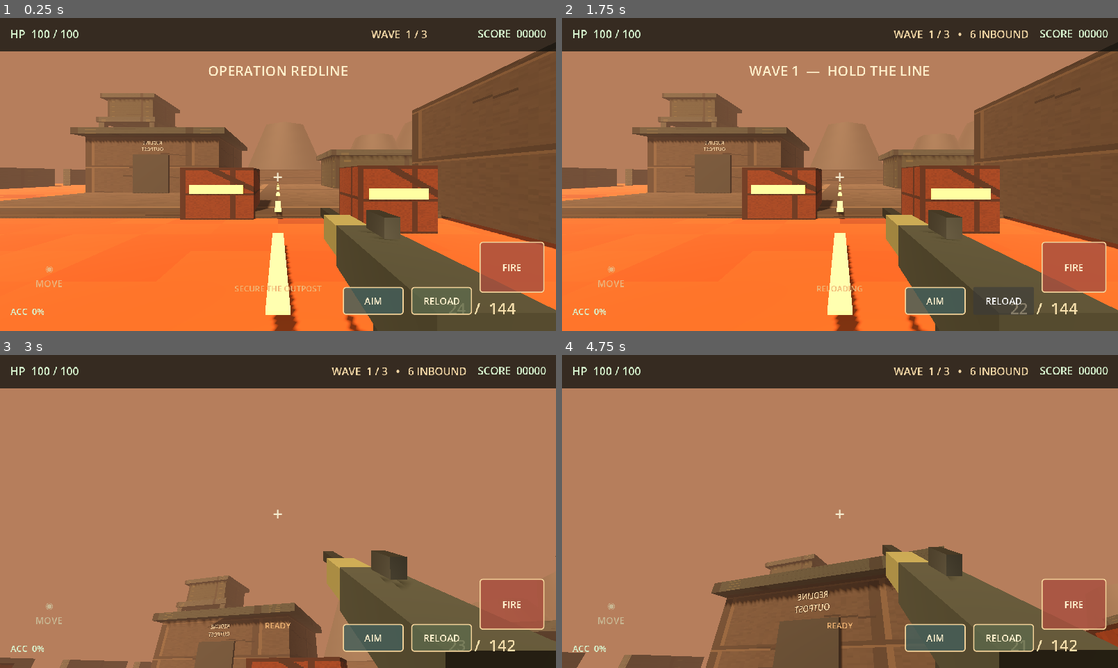
Above: before the commit, frames 1-4 (two rows, left to right).
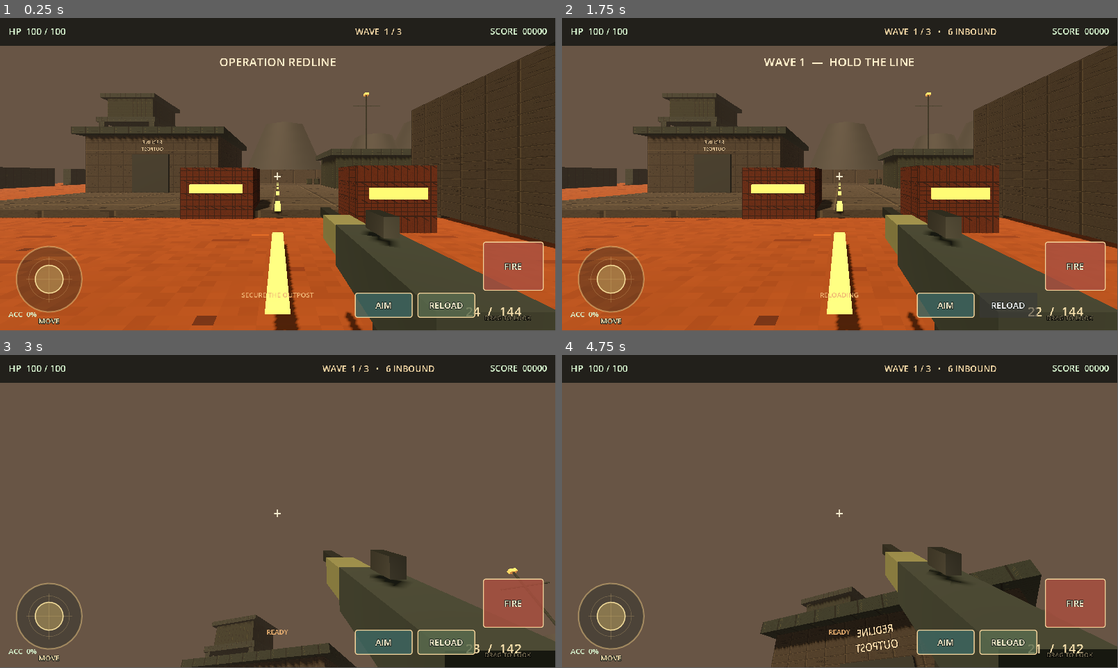
Above: after the commit, the same moments.

Repository: black-glass-dev/2D-Game
Game: Godot game, scene res://scenes/Main.tscn
Same seed, same stepped clock (60 frames per second), same inputs: the game is played once before the commit and once after it.
Inputs (mouse positions are in pixels of both pictures, inside the frame that each line leads up to):
- Up to frame 1 (0.25 s): no input
- Up to frame 2 (1.75 s): click "FIRE" at 0.5 s; click "RELOAD" at 1.25 s
- Up to frame 3 (3 s): click "AIM" at 2 s; tap Enter at 2.75 s; move the mouse to (305, 511) at 2.77 s; hold W from 2.78 s (still down); click (305, 511) at 2.92 s
- Up to frame 4 (4.75 s): keep holding W; move the mouse to (812, 511) at 3.52 s; click (812, 511) at 3.67 s; move the mouse to (851, 505) at 4.27 s; click (851, 505) at 4.42 s
In our replay, the window is 800x450 before the commit and 799x449 after it. These sizes can differ from the game's own. Grey fills any space a smaller window leaves; there, only what the larger window draws over its background counts as a difference.

The runs differ from the first frame. In frame 1, 84% of the frame differs, in the area x 0-100%, y 0-100%; in frame 2, 84%; in frame 3, 84%; in frame 4, 83%.

Commit message:
feat: improve mobile controls and pixel FPS presentation
Co-authored-by: arena-agent <297053741+arena-agent@users.noreply.github.com>

Diff:
--- a/project.godot
+++ b/project.godot
@@ -9,13 +9,15 @@
 config/icon="res://assets/ui/app_icon.svg"
 
 [display/window]
-size/viewport_width=960
-size/viewport_height=540
-size/window_width_override=960
-size/window_height_override=540
-stretch/mode="canvas_items"
+size/viewport_width=800
+size/viewport_height=450
+size/window_width_override=800
+size/window_height_override=450
+# Render the full 3D frame at the designed low resolution then scale it up.
+# This delivers a real pixel-art-style image and lowers GPU load on phones.
+stretch/mode="viewport"
 stretch/aspect="expand"
-handheld/orientation=1
+handheld/orientation=0
 
 [rendering]
 renderer/rendering_method="gl_compatibility"
--- a/scripts/enemy.gd
+++ b/scripts/enemy.gd
@@ -4,13 +4,15 @@
 signal eliminated(raider: Raider, score_value: int)
 
 const MAX_HEALTH := 100
-const MOVE_SPEED := 2.15
-const ATTACK_RANGE := 17.0
-const ATTACK_COOLDOWN := 1.15
+const MOVE_SPEED := 2.0
+const ATTACK_RANGE := 14.0
+const ATTACK_COOLDOWN := 1.65
+const SIGHT_CHECK_INTERVAL := 0.22
 const GRAVITY := 18.0
 
 var health := MAX_HEALTH
-var attack_timer := 0.35
+var attack_timer := 1.0
+var sight_timer := 0.0
 var active := true
 var body_visual: Node3D
 var hit_light: OmniLight3D
@@ -58,10 +60,15 @@
 		velocity.y = -0.1
 	move_and_slide()
 	attack_timer -= delta
-	if distance <= ATTACK_RANGE and attack_timer <= 0.0 and _has_line_of_sight(player):
-		attack_timer = ATTACK_COOLDOWN + float(spawn_index % 3) * 0.08
-		player.take_damage(8 + (spawn_index % 3) * 2)
-		_flash_body(Color("ffb55e"))
+	sight_timer -= delta
+	# Ray casts are deliberately throttled for mobile frame pacing. Six enemies no
+	# longer ask the physics server for line-of-sight every rendered frame.
+	if distance <= ATTACK_RANGE and attack_timer <= 0.0 and sight_timer <= 0.0:
+		sight_timer = SIGHT_CHECK_INTERVAL + float(spawn_index % 3) * 0.03
+		if _has_line_of_sight(player):
+			attack_timer = ATTACK_COOLDOWN + float(spawn_index % 3) * 0.10
+			player.take_damage(3 + (spawn_index % 3))
+			_flash_body(Color("ffb55e"))
 
 func take_damage(amount: int) -> void:
 	if not active:
--- a/scripts/main.gd
+++ b/scripts/main.gd
@@ -23,6 +23,7 @@
 var reload_button: Button
 var fire_button: Button
 var restart_button: Button
+var movement_stick: TouchJoystick
 var score := 0
 var shots := 0
 var hits := 0
@@ -35,6 +36,7 @@
 	player.position = PLAYER_SPAWN
 	add_child(player)
 	player.fire_requested.connect(_fire)
+	player.movement_touch_changed.connect(_update_movement_stick)
 	player.health_changed.connect(_on_health_changed)
 	player.player_down.connect(_on_player_down)
 
@@ -58,9 +60,12 @@
 
 func _process(delta: float) -> void:
 	if player != null and player.can_control:
-		if Input.is_mouse_button_pressed(MOUSE_BUTTON_LEFT):
+		# Android maps every screen press to a mouse click on some devices. Restrict
+		# desktop auto-fire to non-mobile platforms so only the FIRE control shoots.
+		var desktop_mouse := not OS.has_feature("mobile")
+		if desktop_mouse and Input.is_mouse_button_pressed(MOUSE_BUTTON_LEFT):
 			_fire()
-		player.set_aim(touch_aim or Input.is_mouse_button_pressed(MOUSE_BUTTON_RIGHT))
+		player.set_aim(touch_aim or (desktop_mouse and Input.is_mouse_button_pressed(MOUSE_BUTTON_RIGHT)))
 	damage_flash = maxf(damage_flash - delta * 1.8, 0.0)
 	if damage_overlay != null:
 		damage_overlay.color.a = damage_flash
@@ -71,6 +76,10 @@
 	if rifle.try_fire(player.camera):
 		shots += 1
 		_update_accuracy()
+
+func _update_movement_stick(direction: Vector2, active: bool) -> void:
+	if movement_stick != null:
+		movement_stick.set_input(direction, active)
 
 func _spawn_raider(serial: int) -> void:
 	if not player.can_control:
@@ -179,16 +188,25 @@
 	hit_marker.name = "HitMarker"
 	hit_marker.modulate.a = 0.0
 
-	# The left pad is a non-blocking visual guide. Finger drags on this zone steer movement.
-	var move_pad := _label("◉\nMOVE", Vector2(30, -151), Vector2(110, 112), 16, Color(0.85, 0.92, 0.77, 0.52), Control.PRESET_BOTTOM_LEFT, HORIZONTAL_ALIGNMENT_CENTER)
-	move_pad.vertical_alignment = VERTICAL_ALIGNMENT_CENTER
-	move_pad.mouse_filter = Control.MOUSE_FILTER_IGNORE
-
-	fire_button = _button("FIRE", Vector2(-132, -154), Vector2(112, 88), Control.PRESET_BOTTOM_RIGHT, Color("a74f3e"))
+	# A high-contrast, visible movement pad. It is passive visually; OutpostPlayer
+	# receives only unhandled lower-left touch drags and updates this display.
+	movement_stick = TouchJoystick.new()
+	movement_stick.name = "Movement joystick"
+	movement_stick.set_anchors_preset(Control.PRESET_BOTTOM_LEFT)
+	movement_stick.position = Vector2(24, -184)
+	movement_stick.size = Vector2(156, 156)
+	hud.add_child(movement_stick)
+	var move_caption := _label("MOVE", Vector2(47, -31), Vector2(110, 22), 15, Color("f7e0ad"), Control.PRESET_BOTTOM_LEFT, HORIZONTAL_ALIGNMENT_CENTER)
+	move_caption.add_theme_color_override("font_outline_color", Color("1a211d"))
+	move_caption.add_theme_constant_override("outline_size", 5)
+	var look_caption := _label("DRAG TO LOOK", Vector2(-240, -35), Vector2(190, 20), 13, Color(0.95, 0.88, 0.67, 0.50), Control.PRESET_BOTTOM_RIGHT, HORIZONTAL_ALIGNMENT_RIGHT)
+	look_caption.add_theme_constant_override("outline_size", 4)
+
+	fire_button = _button("FIRE", Vector2(-150, -184), Vector2(126, 102), Control.PRESET_BOTTOM_RIGHT, Color("a94f3f"))
 	fire_button.button_down.connect(_fire)
-	reload_button = _button("RELOAD", Vector2(-250, -76), Vector2(105, 48), Control.PRESET_BOTTOM_RIGHT, Color("5d684a"))
+	reload_button = _button("RELOAD", Vector2(-286, -78), Vector2(120, 52), Control.PRESET_BOTTOM_RIGHT, Color("596b4e"))
 	reload_button.pressed.connect(rifle.start_reload)
-	aim_button = _button("AIM", Vector2(-368, -76), Vector2(105, 48), Control.PRESET_BOTTOM_RIGHT, Color("455f5a"))
+	aim_button = _button("AIM", Vector2(-416, -78), Vector2(120, 52), Control.PRESET_BOTTOM_RIGHT, Color("3d6661"))
 	aim_button.pressed.connect(_toggle_aim)
 
 	damage_overlay = ColorRect.new()
@@ -236,8 +254,10 @@
 	button.position = position_offset
 	button.size = control_size
 	button.set_anchors_preset(preset)
-	button.add_theme_font_size_override("font_size", 16)
-	button.add_theme_color_override("font_color", Color("fff1ce"))
+	button.add_theme_font_size_override("font_size", 18)
+	button.add_theme_color_override("font_color", Color("fff6d4"))
+	button.add_theme_color_override("font_outline_color", Color("18201c"))
+	button.add_theme_constant_override("outline_size", 4)
 	var normal := StyleBoxFlat.new()
 	normal.bg_color = Color(color.r, color.g, color.b, 0.82)
 	normal.border_color = Color("f4d39a")
--- a/scripts/player.gd
+++ b/scripts/player.gd
@@ -4,12 +4,14 @@
 signal fire_requested
 signal health_changed(current: int, maximum: int)
 signal player_down
+signal movement_touch_changed(direction: Vector2, active: bool)
 
 const WALK_SPEED := 5.2
 const AIM_SPEED := 3.15
 const ACCELERATION := 20.0
 const GRAVITY := 18.0
 const MAX_HEALTH := 100
+const TOUCH_RADIUS := 78.0
 
 var health := MAX_HEALTH
 var camera: Camera3D
@@ -50,22 +52,22 @@
 	var fill := OmniLight3D.new()
 	fill.name = "Weapon fill light"
 	fill.light_color = Color("ffd7ac")
-	fill.light_energy = 0.45
-	fill.omni_range = 4.0
+	fill.light_energy = 0.32
+	fill.omni_range = 3.2
 	fill.position = Vector3(0.24, -0.2, -0.45)
 	camera.add_child(fill)
-	if not OS.has_feature("mobile"):
+	if not _is_mobile():
 		Input.mouse_mode = Input.MOUSE_MODE_CAPTURED
 	health_changed.emit(health, MAX_HEALTH)
 
 func _unhandled_input(event: InputEvent) -> void:
 	if not can_control:
 		return
-	if event is InputEventMouseMotion and Input.mouse_mode == Input.MOUSE_MODE_CAPTURED:
+	if not _is_mobile() and event is InputEventMouseMotion and Input.mouse_mode == Input.MOUSE_MODE_CAPTURED:
 		_rotate_look(event.relative * mouse_sensitivity)
-	elif event is InputEventMouseButton and event.button_index == MOUSE_BUTTON_LEFT and event.pressed:
+	elif not _is_mobile() and event is InputEventMouseButton and event.button_index == MOUSE_BUTTON_LEFT and event.pressed:
 		fire_requested.emit()
-	elif event is InputEventKey and event.keycode == KEY_ESCAPE and event.pressed:
+	elif not _is_mobile() and event is InputEventKey and event.keycode == KEY_ESCAPE and event.pressed:
 		Input.mouse_mode = Input.MOUSE_MODE_VISIBLE
 	elif event is InputEventScreenTouch:
 		_handle_touch_press(event)
@@ -73,29 +75,34 @@
 		_handle_touch_drag(event)
 
 func _handle_touch_press(event: InputEventScreenTouch) -> void:
-	var width := get_viewport().get_visible_rect().size.x
+	var viewport_size := get_viewport().get_visible_rect().size
 	if event.pressed:
-		if event.position.x < width * 0.46 and move_touch == -1:
+		# Reserve the lower-left quarter for movement. GUI buttons consume their own
+		# touches, so a touch on FIRE can never become a look or movement drag.
+		if event.position.x < viewport_size.x * 0.48 and event.position.y > viewport_size.y * 0.42 and move_touch == -1:
 			move_touch = event.index
 			move_touch_origin = event.position
-			touch_move = Vector2.ZERO
+			_set_touch_move(Vector2.ZERO)
 		elif look_touch == -1:
 			look_touch = event.index
 			look_touch_last = event.position
 	else:
 		if event.index == move_touch:
 			move_touch = -1
-			touch_move = Vector2.ZERO
+			_set_touch_move(Vector2.ZERO)
 		if event.index == look_touch:
 			look_touch = -1
 
 func _handle_touch_drag(event: InputEventScreenDrag) -> void:
 	if event.index == move_touch:
-		var radius := maxf(get_viewport().get_visible_rect().size.x * 0.10, 72.0)
-		touch_move = (event.position - move_touch_origin).limit_length(radius) / radius
+		_set_touch_move((event.position - move_touch_origin).limit_length(TOUCH_RADIUS) / TOUCH_RADIUS)
 	elif event.index == look_touch:
-		_rotate_look((event.position - look_touch_last) * 0.007)
+		_rotate_look((event.position - look_touch_last) * 0.0055)
 		look_touch_last = event.position
+
+func _set_touch_move(value: Vector2) -> void:
+	touch_move = value.limit_length(1.0)
+	movement_touch_changed.emit(touch_move, move_touch != -1)
 
 func _rotate_look(delta: Vector2) -> void:
 	rotate_y(-delta.x)
@@ -140,4 +147,8 @@
 	global_position = spawn_point
 	velocity = Vector3.ZERO
 	can_control = true
+	_set_touch_move(Vector2.ZERO)
 	health_changed.emit(health, MAX_HEALTH)
+
+func _is_mobile() -> bool:
+	return OS.has_feature("mobile")
--- /dev/null
+++ b/scripts/touch_joystick.gd
@@ -0,0 +1,35 @@
+class_name TouchJoystick
+extends Control
+
+## A visible, passive touch-stick display. Input remains in OutpostPlayer so GUI
+## buttons can consume their own touches without competing with movement input.
+const BASE_RADIUS := 68.0
+const KNOB_RADIUS := 29.0
+const KNOB_TRAVEL := 43.0
+
+var direction := Vector2.ZERO
+var active := false
+
+func _ready() -> void:
+	mouse_filter = Control.MOUSE_FILTER_IGNORE
+	queue_redraw()
+
+func set_input(value: Vector2, is_active: bool) -> void:
+	direction = value.limit_length(1.0)
+	active = is_active
+	queue_redraw()
+
+func _draw() -> void:
+	var center := size * 0.5
+	var idle_alpha := 0.55 if active else 0.34
+	var outer := Color(0.08, 0.13, 0.12, idle_alpha)
+	var rim := Color(0.94, 0.80, 0.52, 0.82 if active else 0.48)
+	var cross := Color(0.94, 0.80, 0.52, 0.24)
+	draw_circle(center, BASE_RADIUS, outer)
+	draw_arc(center, BASE_RADIUS, 0.0, TAU, 32, rim, 3.0, true)
+	draw_arc(center, BASE_RADIUS * 0.62, 0.0, TAU, 24, cross, 1.0, true)
+	draw_line(center - Vector2(BASE_RADIUS * 0.7, 0), center + Vector2(BASE_RADIUS * 0.7, 0), cross, 1.0)
+	draw_line(center - Vector2(0, BASE_RADIUS * 0.7), center + Vector2(0, BASE_RADIUS * 0.7), cross, 1.0)
+	var knob_center := center + direction * KNOB_TRAVEL
+	draw_circle(knob_center, KNOB_RADIUS, Color(0.77, 0.66, 0.39, 0.76 if active else 0.50))
+	draw_arc(knob_center, KNOB_RADIUS, 0.0, TAU, 24, Color(1.0, 0.91, 0.64, 0.9), 2.0, true)
--- a/scripts/world_builder.gd
+++ b/scripts/world_builder.gd
@@ -8,13 +8,15 @@
 
 static func build(root: Node3D) -> void:
 	_build_environment(root)
-	var sand := _material(SAND_TEXTURE, Color("c99055"))
-	var concrete := _material(CONCRETE_TEXTURE, Color("7f7566"))
-	var metal := _material(METAL_TEXTURE, Color("69766d"))
-	var olive := _material(METAL_TEXTURE, Color("596448"))
-	var crate := _material(WOOD_TEXTURE, Color("a46f3f"))
-	var dark := _flat_material(Color("1d2521"))
-	var lamp_glow := _flat_material(Color("ffb35c"), Color("ff8b36"), 2.0)
+	# Muted earth colors keep the outpost readable in bright sunlight instead of
+	# washing the whole screen orange. The 128x128 maps provide the pixel detail.
+	var sand := _material(SAND_TEXTURE, Color("ae8259"))
+	var concrete := _material(CONCRETE_TEXTURE, Color("79776b"))
+	var metal := _material(METAL_TEXTURE, Color("637169"))
+	var olive := _material(METAL_TEXTURE, Color("526049"))
+	var crate := _material(WOOD_TEXTURE, Color("895c3c"))
+	var dark := _flat_material(Color("252d2a"))
+	var lamp_glow := _flat_material(Color("e6b66a"), Color("e28b3e"), 0.8)
 
 	# Ground and a raised, walkable command-yard create the arena's first depth layer.
 	_box(root, "Desert floor", Vector3(0, -0.25, 0), Vector3(72, 0.5, 72), sand)
@@ -67,6 +69,7 @@
 		_lamp(root, position, metal, lamp_glow)
 
 	_add_distant_mountains(root, dark)
+	_add_outpost_details(root, metal, olive, crate, lamp_glow)
 	_add_sign(root)
 
 static func _build_environment(root: Node3D) -> void:
@@ -74,24 +77,24 @@
 	world_env.name = "Dusty sunset environment"
 	var env := Environment.new()
 	env.background_mode = Environment.BG_COLOR
-	env.background_color = Color("d2865c")
+	env.background_color = Color("786555")
 	env.ambient_light_source = Environment.AMBIENT_SOURCE_COLOR
-	env.ambient_light_color = Color("e6ad83")
-	env.ambient_light_energy = 0.7
+	env.ambient_light_color = Color("cbb198")
+	env.ambient_light_energy = 0.48
 	env.fog_enabled = true
-	env.fog_light_color = Color("c98c67")
-	env.fog_light_energy = 0.8
-	env.fog_density = 0.012
+	env.fog_light_color = Color("937863")
+	env.fog_light_energy = 0.48
+	env.fog_density = 0.0065
 	world_env.environment = env
 	root.add_child(world_env)
 
 	var sun := DirectionalLight3D.new()
 	sun.name = "Low desert sun"
 	sun.rotation_degrees = Vector3(-52, -28, 0)
-	sun.light_color = Color("ffd0a0")
-	sun.light_energy = 1.4
+	sun.light_color = Color("ffd8ae")
+	sun.light_energy = 0.95
 	sun.shadow_enabled = true
-	sun.directional_shadow_max_distance = 70
+	sun.directional_shadow_max_distance = 46
 	root.add_child(sun)
 
 static func _box(parent: Node3D, label: String, position: Vector3, size: Vector3, material: Material, collision := true) -> Node3D:
@@ -122,10 +125,36 @@
 	var light := OmniLight3D.new()
 	light.name = "Warm pool light"
 	light.position = position
-	light.light_color = Color("ffad5b")
-	light.light_energy = 2.2
-	light.omni_range = 9.0
+	light.light_color = Color("e8a85c")
+	light.light_energy = 1.15
+	light.omni_range = 6.5
 	parent.add_child(light)
+
+static func _add_outpost_details(root: Node3D, metal: Material, olive: Material, crate: Material, glow: Material) -> void:
+	# Small repeated shapes give the low-poly scene a lived-in military silhouette
+	# without adding animated meshes or expensive dynamic lights.
+	for position in [Vector3(4.0, 0.48, -13.0), Vector3(4.9, 0.48, -13.0), Vector3(13.0, 0.48, 15.0), Vector3(13.9, 0.48, 15.0)]:
+		_barrel(root, position, olive)
+	for position in [Vector3(-13.5, 0.46, 9.5), Vector3(-12.55, 0.46, 9.5), Vector3(-11.6, 0.46, 9.5), Vector3(18.0, 0.46, -5.0), Vector3(18.95, 0.46, -5.0)]:
+		_box(root, "Sandbag", position, Vector3(0.86, 0.5, 0.42), crate, false)
+	_box(root, "Radio mast", Vector3(9.0, 6.6, -8.0), Vector3(0.12, 6.0, 0.12), metal, false)
+	_box(root, "Radio mast crossbar", Vector3(9.0, 8.4, -8.0), Vector3(2.7, 0.08, 0.08), metal, false)
+	_box(root, "Radio beacon", Vector3(9.0, 9.55, -8.0), Vector3(0.42, 0.22, 0.42), glow, false)
+	_box(root, "Supply rack", Vector3(-4.8, 1.0, -14.2), Vector3(4.2, 1.8, 0.7), metal)
+	_box(root, "Supply rack crates", Vector3(-4.8, 2.05, -14.2), Vector3(3.65, 0.55, 0.62), crate, false)
+
+static func _barrel(parent: Node3D, position: Vector3, material: Material) -> void:
+	var barrel := MeshInstance3D.new()
+	barrel.name = "Fuel drum"
+	barrel.position = position
+	var mesh := CylinderMesh.new()
+	mesh.top_radius = 0.34
+	mesh.bottom_radius = 0.34
+	mesh.height = 0.92
+	mesh.radial_segments = 8
+	barrel.mesh = mesh
+	barrel.material_override = material
+	parent.add_child(barrel)
 
 static func _add_distant_mountains(root: Node3D, material: Material) -> void:
 	for entry in [
@@ -161,6 +190,7 @@
 	material.albedo_texture = load(texture_path)
 	material.texture_filter = BaseMaterial3D.TEXTURE_FILTER_NEAREST
 	material.texture_repeat = true
+	material.uv1_scale = Vector3(8.0, 8.0, 8.0)
 	material.roughness = 0.9
 	return material
 
